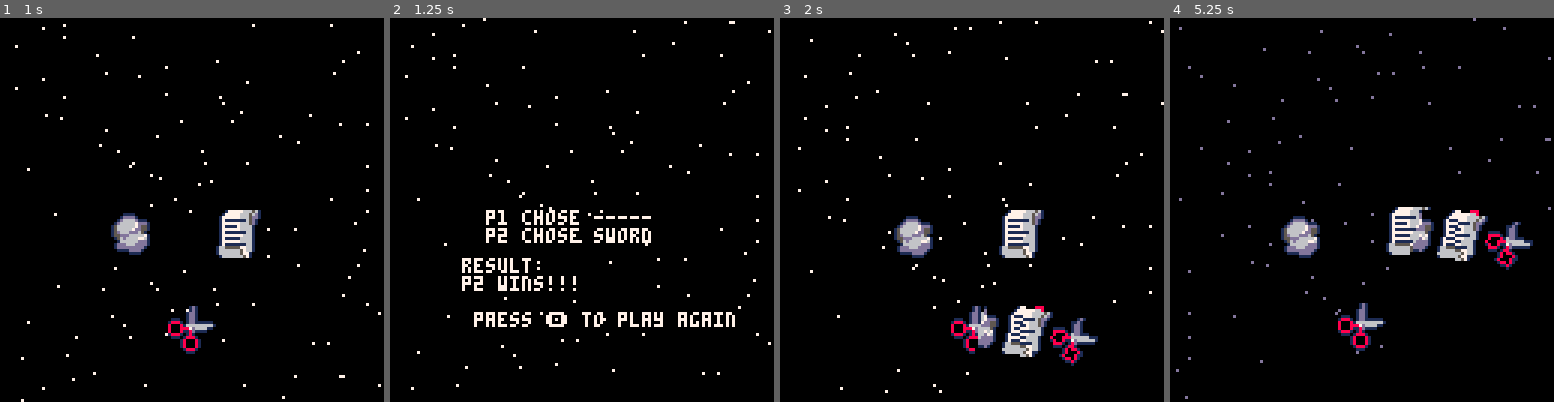
Above: before the commit, frames 1-4 (left to right).
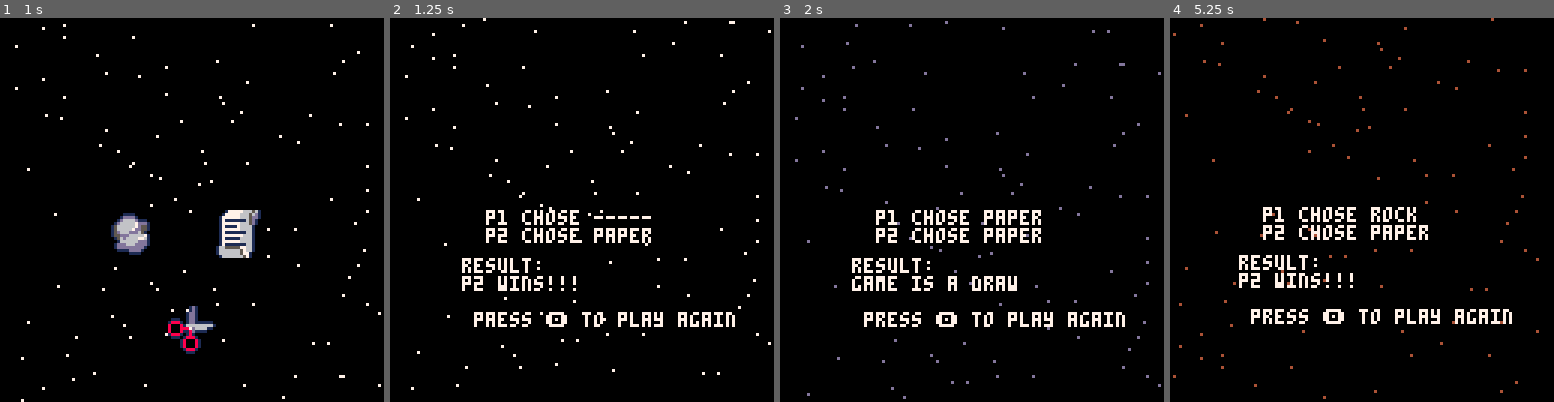
Above: after the commit, the same moments.

Repository: haarshmap/scissors-8
Game: PICO-8 cartridge rps1.p8
Same seed, same stepped clock (60 frames per second), same inputs: the game is played once before the commit and once after it.
Inputs:
- Up to frame 1 (1 s): tap X (X key) at 0.33 s; tap O (Z key) at 0.7 s
- Up to frame 2 (1.25 s): tap X (X key) at 1.07 s
- Up to frame 3 (2 s): hold Right from 1.6 s (still down); tap O (Z key) at 1.7 s; tap X (X key) at 1.85 s
- Up to frame 4 (5.25 s): release Right at 2.1 s; tap O (Z key) every 0.4 s from 2.1 to 4.9 s; hold Up 2.15-2.42 s; hold Right 2.47-3.03 s; tap X (X key) at 2.97, 4.08, 5.2 s; hold Left 3.08-3.58 s; hold Down 3.63-3.97 s; hold Right 4.02-4.68 s; hold Up 4.73-5.03 s; hold Left from 5.08 s (still down)

Frame 1 is identical in both runs. In frame 2, 0.1% of the frame differs, in the area x 53-68%, y 54-59%; in frame 3, 8.4%, in the area x 3-100%, y 0-100%; in frame 4, 8.2%.

Commit message:
particle system

Diff:
--- /dev/null
+++ b/part.p8
@@ -0,0 +1,63 @@
+pico-8 cartridge // http://www.pico-8.com
+version 41
+__lua__
+function _init()
+	parts={}
+	p={
+	 x=118,
+	 y=64,
+	}
+end
+
+function _draw()
+ cls()
+ pset(p.x,p.y,7)
+ draw_parts()
+
+end
+
+function _update()
+ upd_parts()
+ if btnp(🅾️) then
+  add_parts(p.x,p.y)
+ end
+end
+-->8
+//tools
+function add_parts(px,py)
+ for i = 1,15 do
+  local nparts={}
+  nparts.x = px
+  nparts.y = py
+  nparts.r = flr(rnd(10))
+  nparts.col = 2
+  nparts.sx = rnd(2)-1
+  nparts.sy = rnd(2)-1
+
+  add(parts,nparts)
+ end
+end
+
+function draw_parts()
+ for i = 1,#parts do
+  local nparts=parts[i]
+		circ(nparts.x,nparts.y,nparts.r,nparts.col)
+ end
+end
+
+function upd_parts(px,py)
+ for i = 1,#parts do
+  local nparts = parts[i]
+  nparts.x += nparts.sx
+  nparts.y += nparts.sy
+
+  nparts.r -= 0.5
+ end
+end
+__gfx__
+00000000000000000000000000000000000000000000000000000000000000000000000000000000000000000000000000000000000000000000000000000000
+00000000000000000000000000000000000000000000000000000000000000000000000000000000000000000000000000000000000000000000000000000000
+00700700000000000000000000000000000000000000000000000000000000000000000000000000000000000000000000000000000000000000000000000000
+00077000000000000000000000000000000000000000000000000000000000000000000000000000000000000000000000000000000000000000000000000000
+00077000000000000000000000000000000000000000000000000000000000000000000000000000000000000000000000000000000000000000000000000000
+00700700000000000000000000000000000000000000000000000000000000000000000000000000000000000000000000000000000000000000000000000000
--- a/rps1.p8
+++ b/rps1.p8
@@ -26,6 +26,8 @@
 
 function _update()
  t+=1
+ timer -= 1
+ updparts()
 
 	if state=="start" then
 	 upd_sg()
@@ -43,6 +45,7 @@
 	state="start"
 	shake = 0
 	t=0
+	timer = 0
 
 	sel1=0
 	sel2=rand(2)
@@ -56,7 +59,8 @@
   py=64,
   id=1,
   a=0,
-  s=1
+  s=1,
+  col=4
  }
 
  p={
@@ -68,7 +72,8 @@
   py=64,
   id=2,
   a=0,
-  s=1
+  s=1,
+  col=13
  }
 
  s={
@@ -80,7 +85,8 @@
   py=96,
   id=3,
   a=0,
-  s=1
+  s=1,
+  col=2
  }
 
 	stars={}
@@ -91,6 +97,9 @@
 	 nstars.col = 7
 	 add(stars, nstars)
 	end
+
+	parts={}
+
 end
 -->8
 //draw
@@ -113,21 +122,21 @@
  sspr(s.x,s.y,s.w,s.h,s.px,s.py+sin(t/32))
 
  if sel1 == 1 then
-  big_shwave(r.px,r.py)
+  sspr(r.x,r.y,r.w,r.h,r.px,r.py+sin(t/30))
+	 drawparts()
  end
  if sel1 == 2 then
-  p.a = 10
-  spr_r(p.s,p.px,p.py,p.a,p.w,p.h)
+  sspr(p.x,p.y,p.w,p.h,p.px,p.py+sin(t/31))
+	 drawparts(p.x,p.y)
  end
  if sel1 == 3 then
-  s.a = 10
-  spr_r(s.s,s.px,s.py,s.a,s.w,s.h)
+  sspr(s.x,s.y,s.w,s.h,s.px,s.py+sin(t/32))
+	 drawparts(s.x,s.y)
  end
 end
 
 function drw_fg()
  cls()
- doshake()
  doshake()
 	draw_stars()
  ani_stars(1.5,1.5,sel1)
@@ -157,17 +166,24 @@
 function upd_mg()
  if btn(⬅️) then
   sel1=r.id
+  addparts(r.px+8,r.py+8,r.col)
+  updparts()
+
   shake=1
  end
+ if btn(➡️) then
+  sel1=p.id
+  addparts(p.px+8,p.py+8,p.col)
+  updparts()
+  shake=1
+ end
+ if btn(⬇️) then
+  sel1=s.id
+  addparts(s.px+8,s.py+8,s.col)
+  updparts()
+  shake=1
+ end
  if btn(⬆️) then
-  sel1=p.id
-  shake=1
- end
- if btn(➡️) then
-  sel1=s.id
-  shake=1
- end
- if btn(⬇️) then
   sel1=0
   shake=1
  end
@@ -200,13 +216,13 @@
 	 return "-----"
 	end
 	if sel==1 then
-	 return "shield"
+	 return "rock"
 	end
 	if sel==2 then
-	 return "sword"
+	 return "paper"
 	end
 	if sel==3 then
-	 return "staff"
+	 return "scissor"
 	end
 end
 
@@ -278,45 +294,35 @@
  end
 end
 
-function lerp(a,b,t)
- local result=a+t*(b-a)
- return result
-end
-
-function spr_r(s,x,y,a,w,h)
- sw=(w or 1)*8
- sh=(h or 1)*8
- sx=(s%8)*8
- sy=flr(s/8)*8
- x0=flr(0.5*sw)
- y0=flr(0.5*sh)
- a=a/360
- sa=sin(a)
- ca=cos(a)
- for ix=0,sw-1 do
-  for iy=0,sh-1 do
-   dx=ix-x0
-   dy=iy-y0
-   xx=flr(dx*ca-dy*sa+x0)
-   yy=flr(dx*sa+dy*ca+y0)
-   if (xx>=0 and xx<sw and yy>=0 and yy<=sh) then
-    pset(x+ix,y+iy,sget(sx+xx,sy+yy))
-   end
-  end
- end
-end
-
-function big_shwave(shx,shy)
- local mysw={}
- mysw.x=shx
- mysw.y=shy
- mysw.r=3
- mysw.tr=25
- mysw.col=7
- mysw.speed=4
- add(shwaves,mysw)
-end
-
+function addparts(px,py,col)
+ for i=1,10 do
+  local nparts = {}
+  nparts.x = px
+  nparts.y = py
+  nparts.r = flr(rnd(5))
+  nparts.col = col
+  nparts.sx = rnd(2)-1
+  nparts.sy = rnd(2)-1
+
+  add(parts,nparts)
+ end
+end
+
+function drawparts()
+ for i=1,#parts do
+  local nparts = parts[i]
+  circ(nparts.x,nparts.y,nparts.r,nparts.col)
+ end
+end
+
+function updparts()
+ for i=1,#parts do
+  local nparts = parts[i]
+  nparts.x += nparts.sx
+  nparts.y += nparts.sy
+  nparts.r -= 0.3
+ end
+end
 __gfx__
 000000000055dd000077777700006600000000000000000000000000000000000000000000000000000000000000000000000000000000000000000000000000
 00000000055dddd00775557000060000000000000000000000000000000000000000000000000000000000000000000000000000000000000000000000000000
